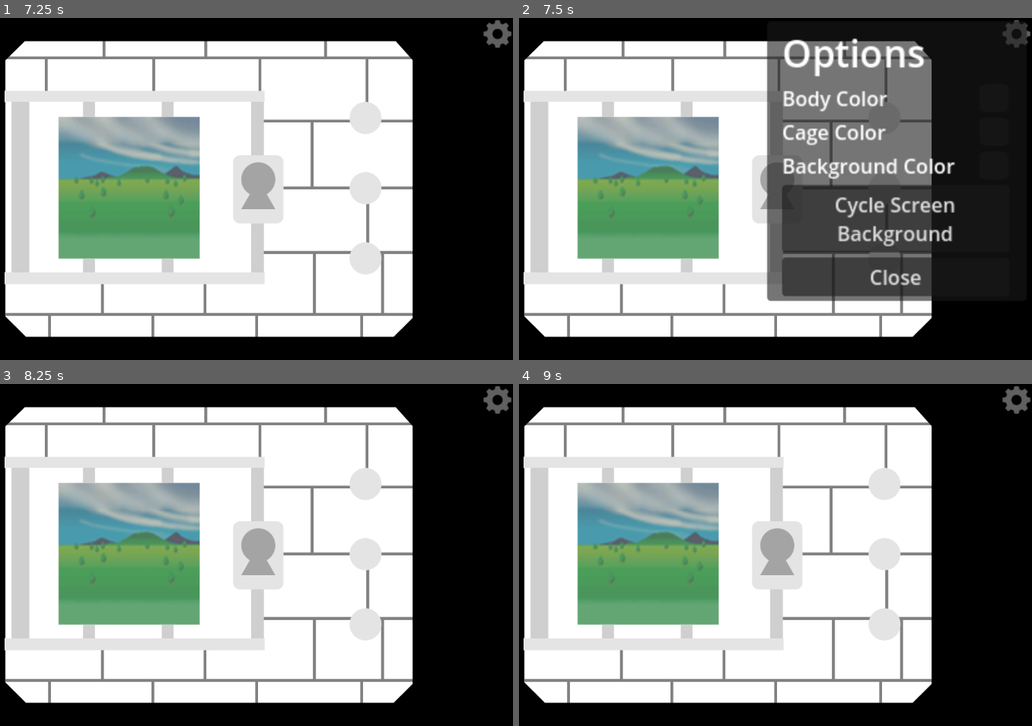
Above: before the commit, frames 1-4 (two rows, left to right).
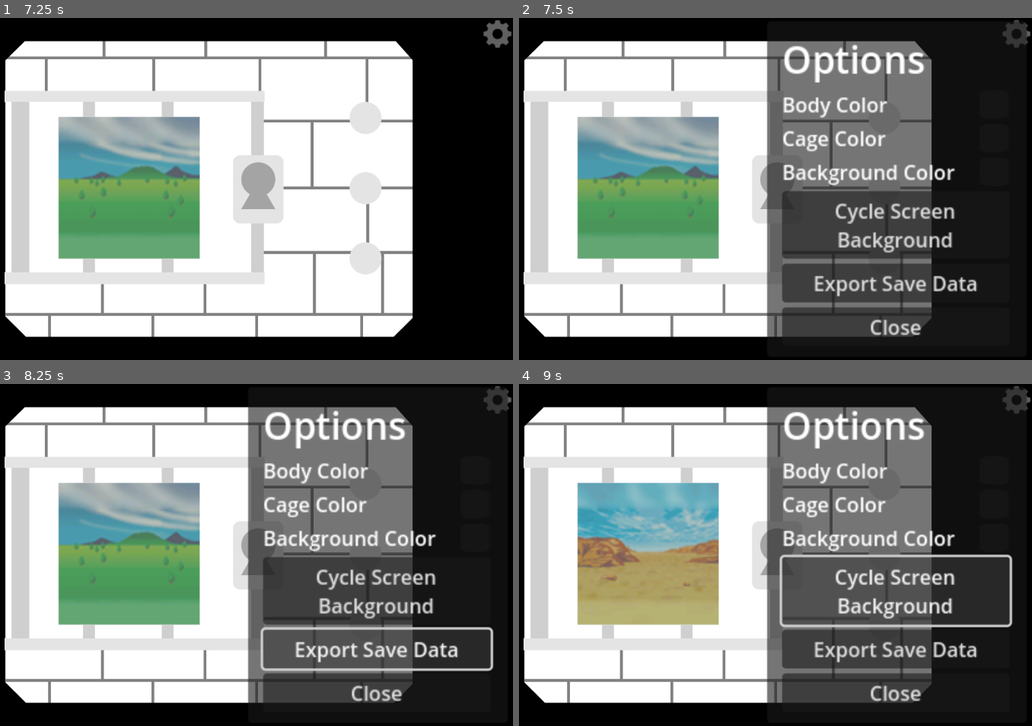
Above: after the commit, the same moments.

Repository: day-dreamxr/Digital-Monster-Online
Game: Godot game, scene res://main.tscn
The game is run twice, just before and just after one commit, with the same random seed, the same clock (stepped at 60 frames per second) and the same inputs.
Inputs (mouse positions are in pixels of both pictures, inside the frame that each line leads up to):
- Up to frame 1 (7.25 s): click (364, 117) at 0.5 s; click (364, 189) at 1.25 s; click (364, 257) at 2 s; click (364, 117) at 2.75 s; click (364, 189) at 3.5 s; click (364, 257) at 4.25 s; click (364, 117) at 5 s; click (364, 189) at 5.75 s; click (364, 257) at 6.5 s
- Up to frame 2 (7.5 s): click (1016, 35) at 7.25 s
- Up to frame 3 (8.25 s): click (379, 647) at 8 s, where only the run after the commit has a clickable "Export Save Data"
- Up to frame 4 (9 s): click (898, 589) at 8.75 s, where only the run after the commit has a clickable "Cycle Screen Background"

Frame 1 is identical in both runs. In frame 2, 11% of the frame differs, in the area x 48-90%, y 5-94%; in frame 3, 29%; in frame 4, 41%, in the area x 11-99%, y 0-94%.

Commit message:
Save Data Export

Diff:
--- a/main.gd
+++ b/main.gd
@@ -56,3 +56,6 @@
 	$ScreenBackground.texture = load(screen_bg_paths[SaveData.screen_background_index])
 	SaveData.save_when_ready()
 	screen_background_index_changed.emit(SaveData.screen_background_index)
+
+func _on_export_button_pressed() -> void:
+	SaveData.export_save_data()
--- a/main.tscn
+++ b/main.tscn
@@ -141,7 +141,7 @@
 offset_left = -950.47614
 offset_top = 3.8095233
 offset_right = -742.7584
-offset_bottom = 227.63904
+offset_bottom = 272.40494
 grow_horizontal = 0
 scale = Vector2(4.510236, 4.510236)
 size_flags_vertical = 4
@@ -254,7 +254,11 @@
 text = "Cycle Screen
 Background"
 
-[node name="Button" type="Button" parent="UI/Control/Options/MarginContainer/Control/VBoxContainer"]
+[node name="ExportButton" type="Button" parent="UI/Control/Options/MarginContainer/Control/VBoxContainer"]
+layout_mode = 2
+text = "Export Save Data"
+
+[node name="CloseButton" type="Button" parent="UI/Control/Options/MarginContainer/Control/VBoxContainer"]
 layout_mode = 2
 text = "Close"
 
@@ -267,4 +271,5 @@
 [connection signal="color_changed" from="UI/Control/Options/MarginContainer/Control/VBoxContainer/BackgroundColor/Control/BackgroundColorPicker" to="." method="_on_background_color_changed"]
 [connection signal="pressed" from="UI/Control/Options/MarginContainer/Control/VBoxContainer/CycleScreenBackground" to="." method="_on_button_pressed"]
 [connection signal="pressed" from="UI/Control/Options/MarginContainer/Control/VBoxContainer/CycleScreenBackground" to="." method="_on_cycle_screen_background_pressed"]
-[connection signal="pressed" from="UI/Control/Options/MarginContainer/Control/VBoxContainer/Button" to="." method="_on_close_button_pressed"]
+[connection signal="pressed" from="UI/Control/Options/MarginContainer/Control/VBoxContainer/ExportButton" to="." method="_on_export_button_pressed"]
+[connection signal="pressed" from="UI/Control/Options/MarginContainer/Control/VBoxContainer/CloseButton" to="." method="_on_close_button_pressed"]
--- a/save_data.gd
+++ b/save_data.gd
@@ -82,3 +82,19 @@
 	}))
 	saved.emit()
 	return OK
+
+func export_save_data() -> void:
+	var save_data = {
+		"body_color": body_color.to_html(),
+		"cage_color": cage_color.to_html(),
+		"background_color": background_color.to_html(),
+		"screen_background_index": screen_background_index,
+	}
+	var json = JSON.stringify(save_data)
+	if OS.has_feature("web"):
+		JavaScriptBridge.download_buffer(json.to_utf8_buffer(), "save_data.json", "application/json")
+	else:
+		var file := FileAccess.open("user://save_data.json", FileAccess.WRITE)
+		file.store_string(json)
+		file.close()
+		OS.shell_show_in_file_manager(ProjectSettings.globalize_path("user://save_data.json"))
